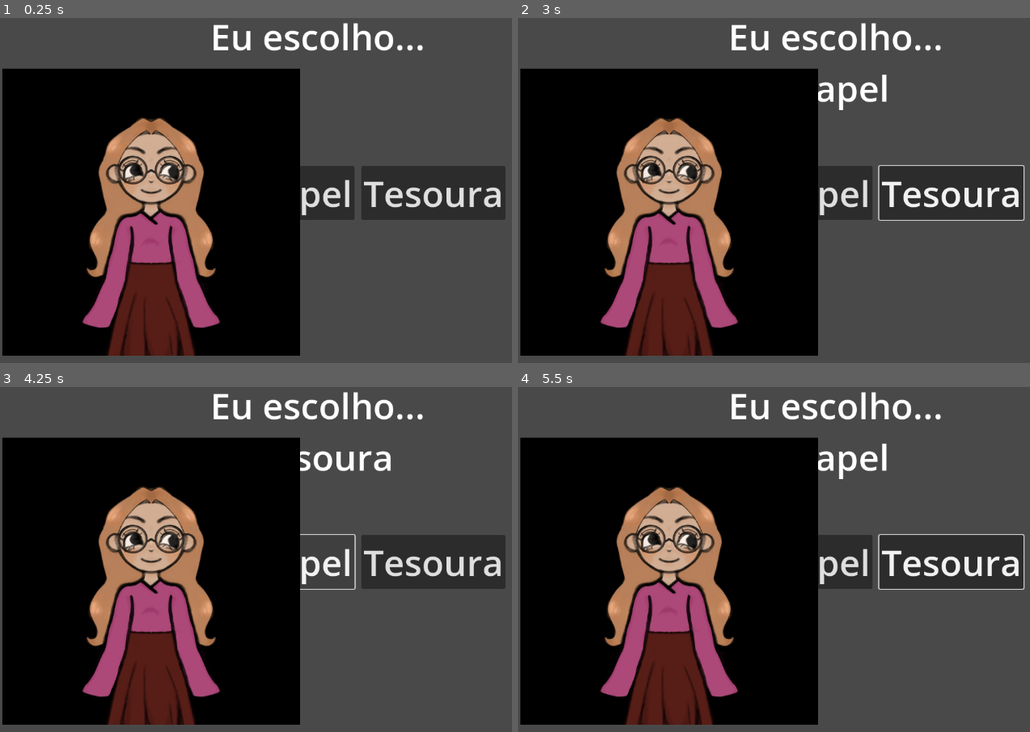
Above: before the commit, frames 1-4 (two rows, left to right).
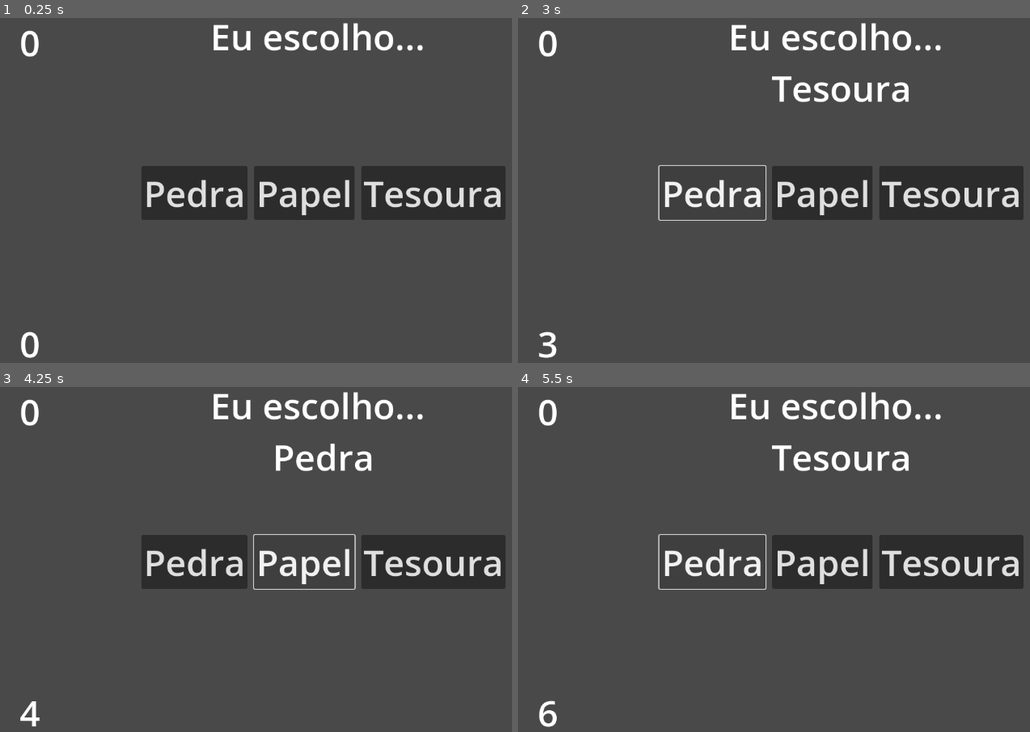
Above: after the commit, the same moments.

Repository: guigazb/JogandoComOPassado
Game: Godot game, scene res://Scenes/gamescene.tscn
The game is run twice, just before and just after one commit, with the same random seed, the same clock (stepped at 60 frames per second) and the same inputs.
Inputs:
- Up to frame 1 (0.25 s): no input
- Up to frame 2 (3 s): click "Pedra" at 0.5 s; click "Papel" at 1.25 s; click "Tesoura" at 2 s; click "Pedra" at 2.75 s
- Up to frame 3 (4.25 s): click "Papel" at 3.5 s
- Up to frame 4 (5.5 s): click "Tesoura" at 4.25 s; click "Pedra" at 5 s

The runs differ from the first frame. In frame 1, 48% of the frame differs, in the area x 0-59%, y 3-99%; in frame 2, 49%, in the area x 0-100%, y 3-99%; in frame 3, 49%; in frame 4, 49%.

Commit message:
Sistema de Score

Diff:
--- a/Scenes/gamescene.tscn
+++ b/Scenes/gamescene.tscn
@@ -1,8 +1,7 @@
-[gd_scene load_steps=5 format=3 uid="uid://o6m2citjubjq"]
+[gd_scene load_steps=4 format=3 uid="uid://o6m2citjubjq"]
 
 [ext_resource type="Script" path="res://Scripts/gamescene.gd" id="1_ro2ly"]
 [ext_resource type="AudioStream" uid="uid://b33omyf38qxva" path="res://Assets/menu.mp3" id="2_rkgm8"]
-[ext_resource type="Texture2D" uid="uid://bk0ugw00wkduv" path="res://Assets/amiga.jpeg" id="3_jnpuh"]
 
 [sub_resource type="GDScript" id="GDScript_tmx4j"]
 script/source = "extends Label
@@ -92,15 +91,27 @@
 stream = ExtResource("2_rkgm8")
 autoplay = true
 
-[node name="Node2D" type="TextureRect" parent="."]
-layout_mode = 0
-offset_left = 4.0
-offset_top = 102.0
-offset_right = 1284.0
-offset_bottom = 1382.0
-scale = Vector2(0.414844, 0.400781)
-texture = ExtResource("3_jnpuh")
-expand_mode = 1
+[node name="VBoxContainer2" type="VBoxContainer" parent="."]
+layout_mode = 1
+anchors_preset = 4
+anchor_top = 0.5
+anchor_bottom = 0.5
+offset_left = 35.0
+offset_top = -313.0
+offset_right = 75.0
+offset_bottom = 313.0
+grow_vertical = 2
+theme_override_constants/separation = 450
+
+[node name="Label" type="Label" parent="VBoxContainer2"]
+layout_mode = 2
+theme_override_font_sizes/font_size = 64
+text = "0"
+
+[node name="Label2" type="Label" parent="VBoxContainer2"]
+layout_mode = 2
+theme_override_font_sizes/font_size = 64
+text = "0"
 
 [connection signal="pressed" from="HBoxContainer/Button" to="." method="_on_button_pressed"]
 [connection signal="pressed" from="HBoxContainer/Button2" to="." method="_on_button_2_pressed"]
--- a/Scripts/gamescene.gd
+++ b/Scripts/gamescene.gd
@@ -1,6 +1,10 @@
 extends Control
 
 @onready var label_show = $VBoxContainer/Label2
+@onready var pontuacao_passado = $VBoxContainer2/Label
+@onready var pontuacao_futuro = $VBoxContainer2/Label2
+var cont1 = 0
+var cont2 = 0
 var last_label:String = "Pedra"
 # Called when the node enters the scene tree for the first time.
 func _ready():
@@ -8,21 +12,42 @@
 
 
 func _on_button_pressed():
+	if last_label == "Papel":
+		cont1 += 1
+	if last_label == "Tesoura":
+		cont2 += 1
 	label_show.text = last_label
 	label_show.visible = true
 	last_label = "Pedra"
 
+	pontuacao_passado.text = str(cont1)
+	pontuacao_futuro.text = str(cont2)
+
 
 func _on_button_2_pressed():
+	if last_label == "Tesoura":
+		cont1 += 1
+	if last_label == "Pedra":
+		cont2 += 1
 	label_show.text = last_label
 	label_show.visible = true
 	last_label = "Papel"
 
+	pontuacao_passado.text = str(cont1)
+	pontuacao_futuro.text = str(cont2)
+
 
 func _on_button_3_pressed():
+	if last_label == "Pedra":
+		cont1 += 1
+	if last_label == "Papel":
+		cont2 += 1
 	label_show.text = last_label
 	label_show.visible = true
 	last_label = "Tesoura"
+
+	pontuacao_passado.text = str(cont1)
+	pontuacao_futuro.text = str(cont2)
 
 
 # Called every frame. 'delta' is the elapsed time since the previous frame.
